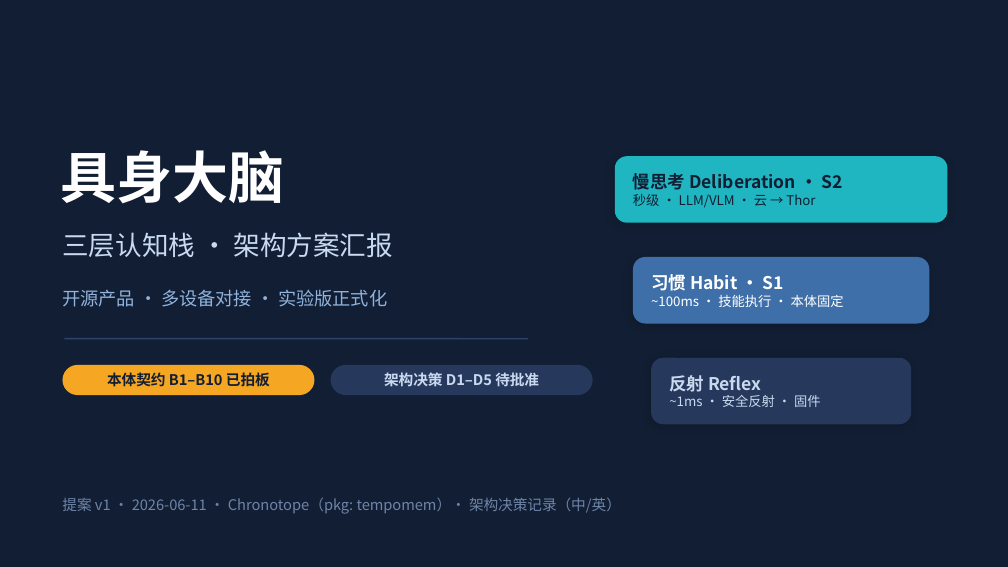
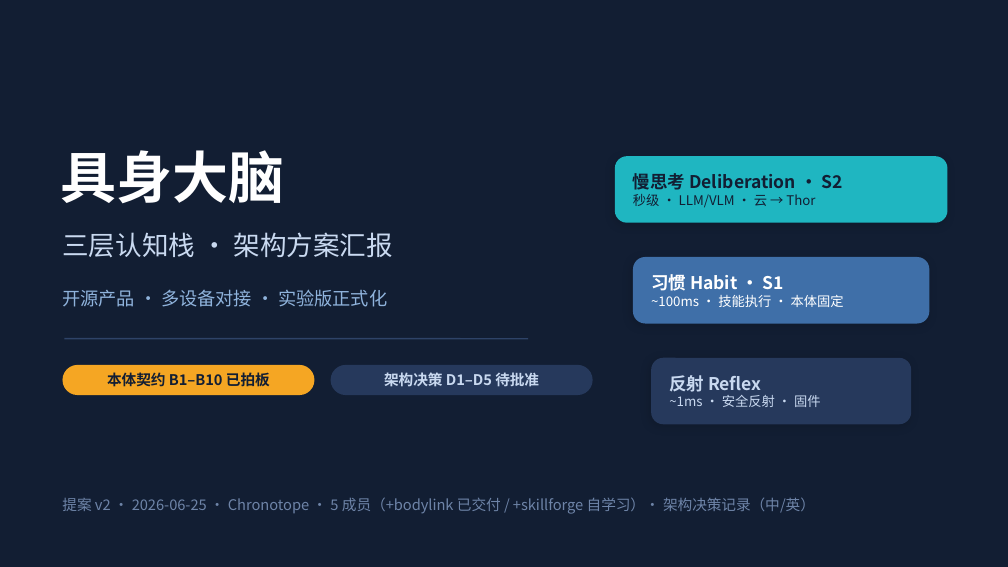
Before and after one commit to wikieden/SpatialRobot, a slide deck: slide 1 of 三层大脑架构方案汇报.pptx. Drawn at 1008x567 pixels with LibreOffice and Linux fonts; fonts in the diff are those of the drawing. Boxes give left, top, right and bottom in pixels: in the first picture for what was removed or moved away, otherwise in the second. Text is boxed around its words. In the diff, an @@ line names an element or a change of style, - is before the commit and + after.

Commit message:
docs: update VISION/research/keynote to Chronotope 5-member state
Rebrand SpatialRobot -> Chronotope (product name) across root-level
reporting materials; grow the member set three -> five (add bodylink,
skillforge). SpatialRobot now appears only as the workspace dir name.

- VISION (en/zh): v2 -> v3; TL;DR box + 9-term glossary + Mermaid
  dual-system diagram; bodylink/skillforge in §2.1 + deployment matrix;
  §2.2 "no robot body" reconciled (bodylink is the executor seam, not a
  robot); critique-ledger appendix marked internal.
- research (en/zh): fix broken VISION/research paths in gaps-probe;
  reconcile RoboOS 561->571 stars + Cosmos-Reason2 EOL-vs-keep; flag
  overdue BAAI-conf trigger; thread bodylink into l3-l2 roadmap; add
  Mermaid (three-pole landscape, two-loop bridge); landscape TL;DR;
  normalize deep-dive zh half-width -> full-width punctuation.
- CLAUDE.md: three -> five members; bodylink/skillforge table rows +
  dependency direction; dataflow diagram extended.
- keynote (.pptx): new skillforge ENPIRE slide; bodylink proposal ->
  P0 delivered; 3+1/4 -> 5 members; v2 footer (2026-06-25).

```diff
--- a/三层大脑架构方案汇报.pptx
+++ b/三层大脑架构方案汇报.pptx
@@ text at [62, 497, 815, 514]: text changed @@
-提案 v1 · 2026-06-11 · Chronotope（pkg: tempomem）· 架构决策记录（中/英）
+提案 v2 · 2026-06-25 · Chronotope · 5 成员（+bodylink 已交付 / +skillforge 自学习）· 架构决策记录（中/英）
```
Also in this commit, not shown: 3 other slides changed, 1 slide added, 11 other files.
